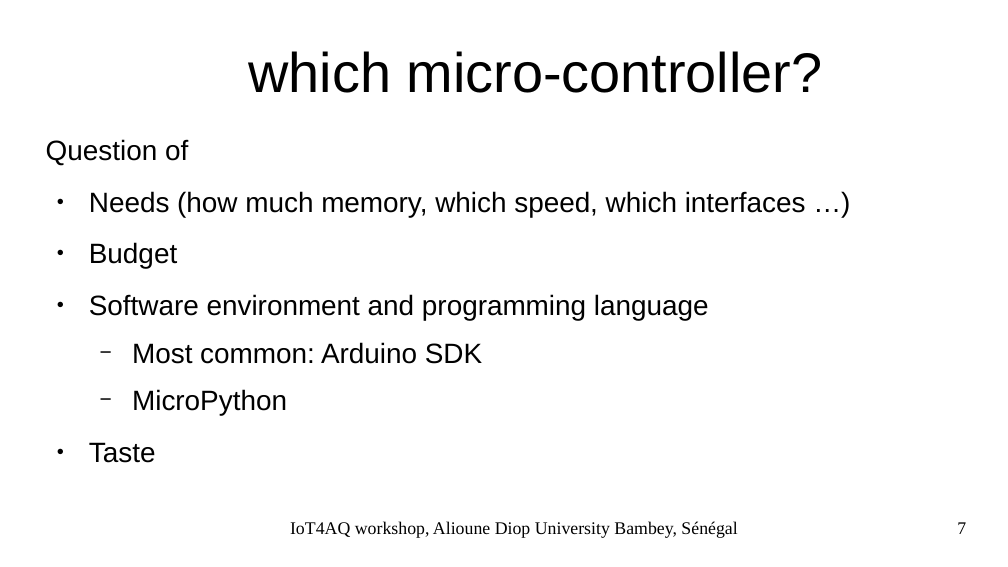
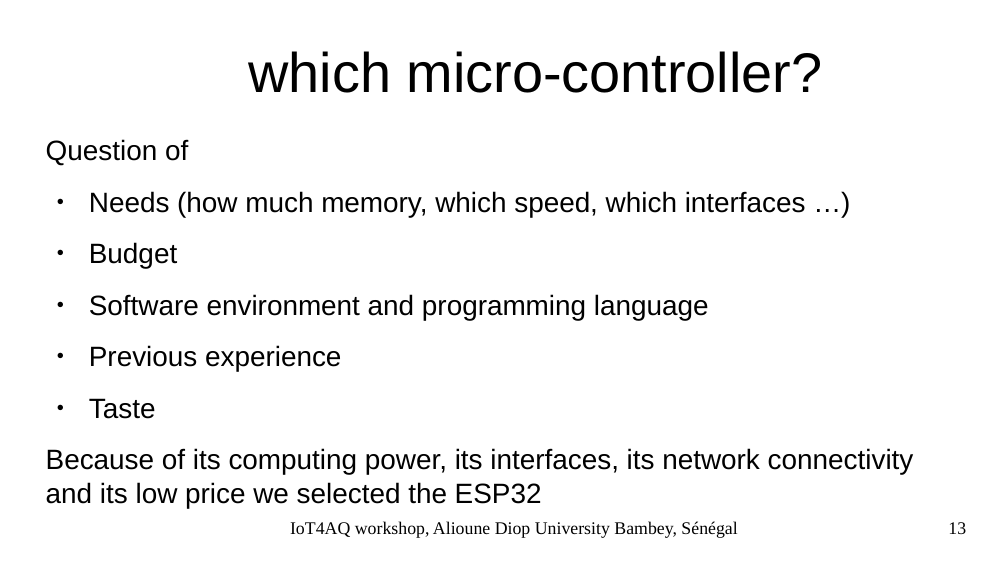
Before and after one commit to uraich/IoT4AQ, a slide deck: slide 13 of workshop/slides/iot4aq_introduction.odp (slide 7 before the commit). Drawn at 1008x567 pixels with LibreOffice and Linux fonts; fonts in the diff are those of the drawing; background and template pictures are left out. Boxes give left, top, right and bottom in pixels: in the first picture for what was removed or moved away, otherwise in the second. Text is boxed around its words. In the diff, an @@ line names an element or a change of style, - is before the commit and + after.

Commit message:
extended micro-processor discussion

```diff
--- a/workshop/slides/iot4aq_introduction.odp
+++ b/workshop/slides/iot4aq_introduction.odp
@@ text at box(89, 345, 341, 371): text changed @@
-  − Most common: Arduino SDK
-  − MicroPython
+● Previous experience
@@ text at box(46, 448, 914, 508): paragraph added @@
+Because of its computing power, its interfaces, its network connectivity and its low price we selected the ESP32
@@ page number at box(948, 522, 966, 534): text changed @@
-7
+13
```
Also in this commit, not shown: 4 slides added, 1 other file.
